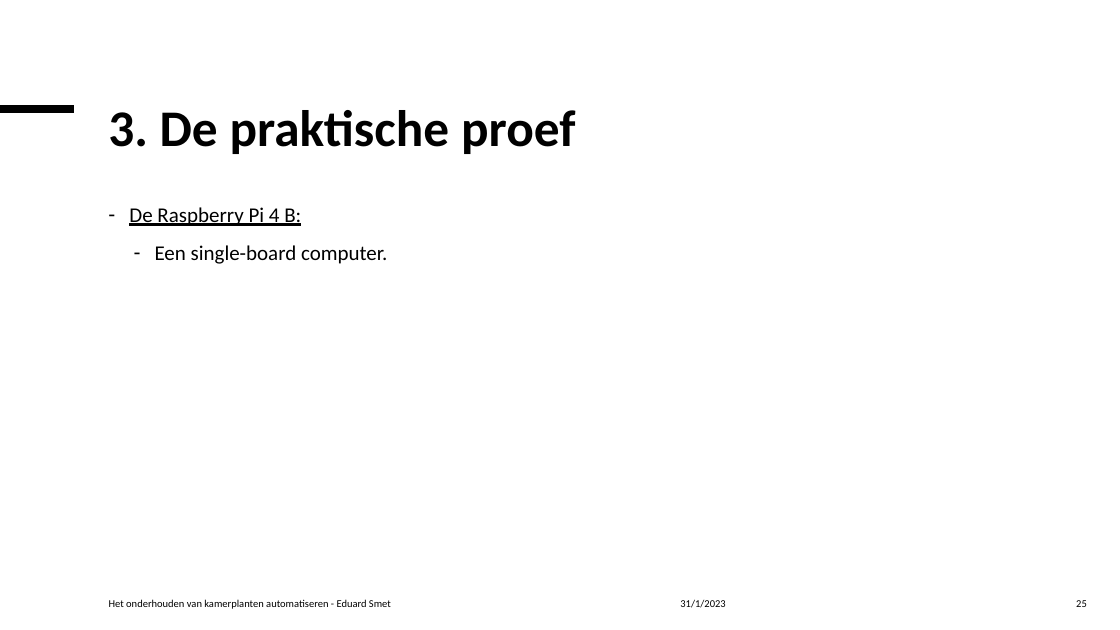
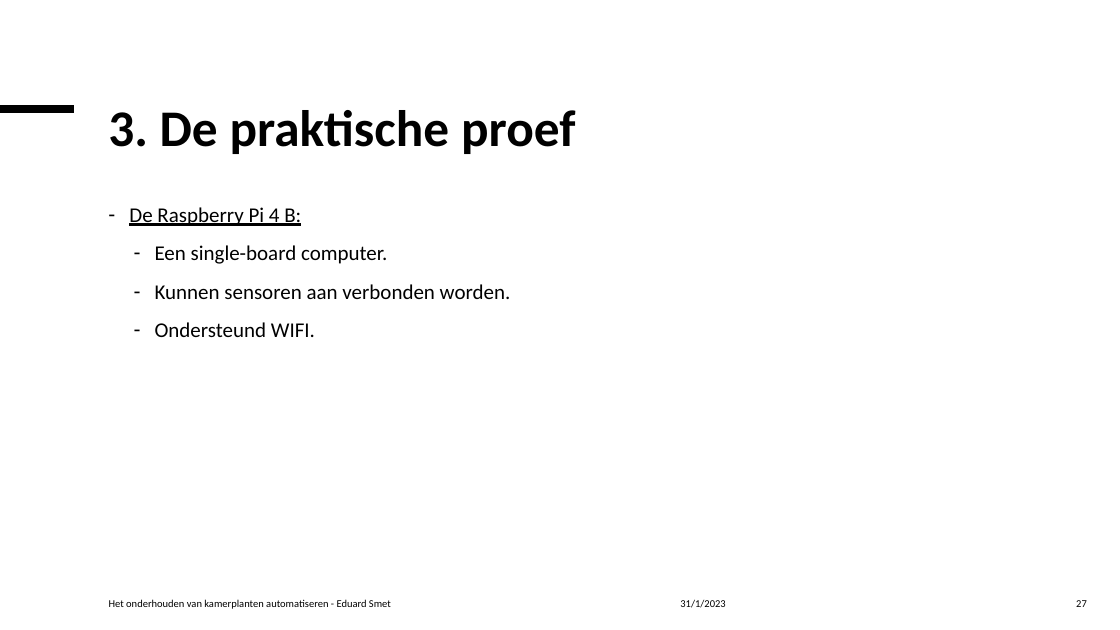
Before and after one commit to Celarye/syfinalproject, a slide deck: slide 27 of FinalProject.pptx (slide 25 before the commit). Drawn at 1120x630 pixels with LibreOffice and Linux fonts; fonts in the diff are those of the drawing. Boxes give left, top, right and bottom in pixels: in the first picture for what was removed or moved away, otherwise in the second. Text is boxed around its words. In the diff, an @@ line names an element or a change of style, - is before the commit and + after.

```diff
--- a/FinalProject.pptx
+++ b/FinalProject.pptx
@@ text at (x1=155, y1=284, x2=511, y2=337): paragraphs added @@
+  – Kunnen sensoren aan verbonden worden.
+  – Ondersteund WIFI.
@@ page number at (x1=1076, y1=600, x2=1087, y2=607): text changed @@
-25
+27
```
Also in this commit, not shown: 7 other slides changed, 7 slides added.
